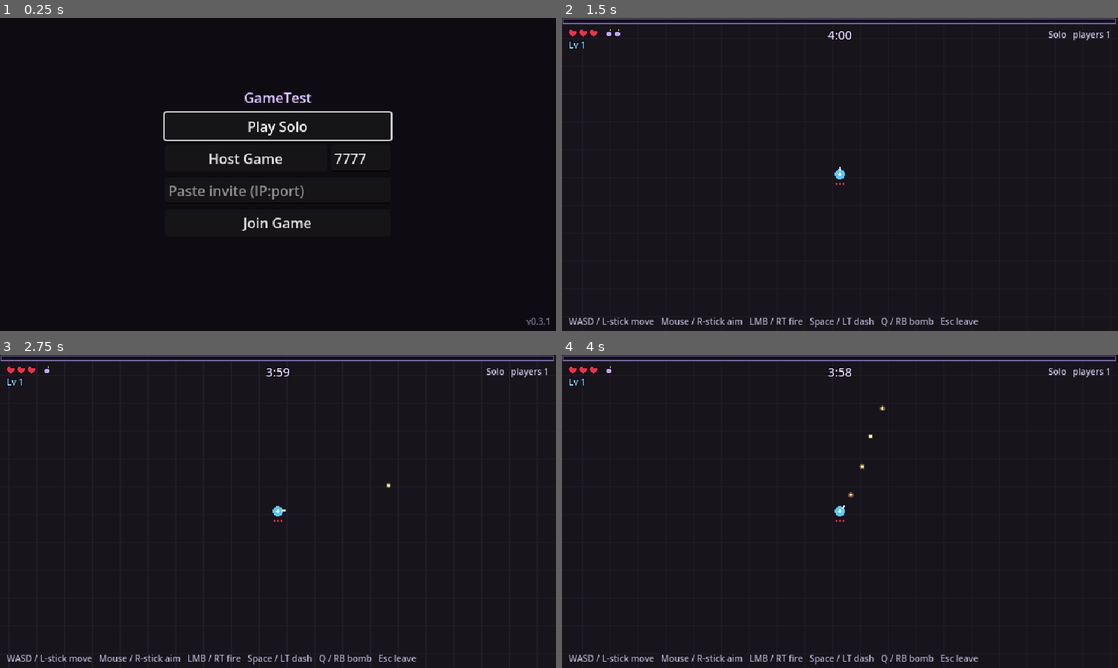
Above: before the commit, frames 1-4 (two rows, left to right).
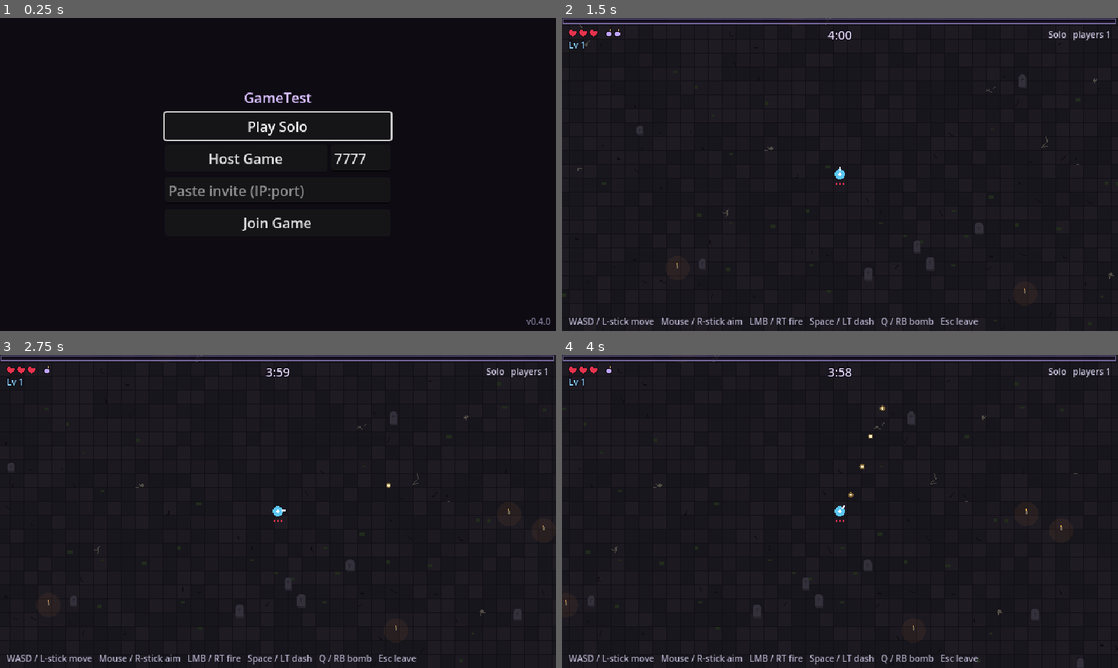
Above: after the commit, the same moments.

Repository: Tristan2828/GameTest
Game: Godot game, scene res://src/main/main.tscn
The game is run twice, just before and just after one commit, with the same random seed, the same clock (stepped at 60 frames per second) and the same inputs.
Inputs (mouse positions are in pixels of both pictures, inside the frame that each line leads up to):
- Up to frame 1 (0.25 s): no input
- Up to frame 2 (1.5 s): click (840, 190) at 0.52 s; type "12" at 0.6 s; click "Play Solo" at 1.25 s
- Up to frame 3 (2.75 s): tap Enter (ui_accept) at 2, 2.27 s; move the mouse to (400, 495) at 2.02 s; hold D (move_right) from 2.03 s (still down); tap Q (bomb) at 2.1 s; click (400, 495) at 2.17 s
- Up to frame 4 (4 s): release D (move_right) at 2.75 s; drag from (728, 527) to (812, 574) at 2.77 s; move the mouse to (895, 442) at 3.52 s; press the mouse at (895, 442) at 3.53 s; hold D (move_right) from 3.53 s (still down)

The runs differ from the first frame. In frame 1, less than 0.1% of the frame differs, in the area x 96-99%, y 95-98%; in frame 2, 0.3%; in frame 3, 0.4%; in frame 4, 0.4%, in the area x 0-94%, y 0-100%.

Commit message:
M3 step 4: crypt floor look; Milestone 3 ready to playtest (v0.4.0)
- ArenaFloor: seeded dark stone tiles with cracks and moss, decorative
  graves, bones and candles, walled border; drawn once and cached; the same
  arena for every peer
- Version 0.4.0; docs updated

Co-Authored-By: Claude Opus 5.5 <noreply@anthropic.com>
Claude-Session: https://claude.ai/code/session_018FQUPVBgHcvQaDcZ2WmqYd

Diff:
--- a/project.godot
+++ b/project.godot
@@ -11,7 +11,7 @@
 [application]
 
 config/name="GameTest"
-config/version="0.3.1"
+config/version="0.4.0"
 run/main_scene="res://src/main/main.tscn"
 config/features=PackedStringArray("4.7", "Forward Plus")
 config/icon="res://icon.svg"
--- a/src/arena/arena.gd
+++ b/src/arena/arena.gd
@@ -40,10 +40,6 @@
 const SPAWN_DISTANCE_MAX: float = 440.0
 const MIN_SPAWN_DISTANCE_FROM_ANY_PLAYER: float = 340.0
 const PACK_RADIUS: float = 28.0
-const GRID_SIZE: int = 32
-const FLOOR_COLOR: Color = Color(0.09, 0.08, 0.11)
-const GRID_COLOR: Color = Color(0.13, 0.12, 0.16)
-const WALL_COLOR: Color = Color(0.4, 0.33, 0.5)
 const CONTROLS_HINT: String = "WASD / L-stick move   Mouse / R-stick aim   LMB / RT fire   Space / LT dash   Q / RB bomb   Esc leave"
 const COPIED_FEEDBACK_SECONDS: float = 4.0
 ## In --autopilot test mode, the host restarts by itself this long after a stage ends.
@@ -168,15 +164,6 @@
 		restart_requested.emit()
 
 
-func _draw() -> void:
-	draw_rect(BOUNDS, FLOOR_COLOR)
-	for x: int in range(int(BOUNDS.position.x), int(BOUNDS.end.x), GRID_SIZE):
-		draw_line(Vector2(x, BOUNDS.position.y), Vector2(x, BOUNDS.end.y), GRID_COLOR)
-	for y: int in range(int(BOUNDS.position.y), int(BOUNDS.end.y), GRID_SIZE):
-		draw_line(Vector2(BOUNDS.position.x, y), Vector2(BOUNDS.end.x, y), GRID_COLOR)
-	draw_rect(BOUNDS, WALL_COLOR, false, 2.0)
-
-
 ## A text summary for headless smoke tests (see LaunchOptions --run-for).
 func debug_report() -> String:
 	var lines := PackedStringArray()
--- a/src/arena/arena.tscn
+++ b/src/arena/arena.tscn
@@ -6,9 +6,13 @@
 [ext_resource type="PackedScene" path="res://src/ui/hud.tscn" id="4_hud"]
 [ext_resource type="Script" path="res://src/progression/gem_manager.gd" id="5_gems"]
 [ext_resource type="Script" path="res://src/progression/level_up_controller.gd" id="6_levelup"]
+[ext_resource type="Script" path="res://src/arena/arena_floor.gd" id="7_floor"]
 
 [node name="Arena" type="Node2D"]
 script = ExtResource("1_arena")
+
+[node name="Floor" type="Node2D" parent="."]
+script = ExtResource("7_floor")
 
 [node name="Gems" type="Node2D" parent="."]
 script = ExtResource("5_gems")
--- /dev/null
+++ b/src/arena/arena_floor.gd
@@ -0,0 +1,108 @@
+class_name ArenaFloor
+extends Node2D
+## The arena's ground: dark stone tiles with seeded variation, cracks, moss, and
+## decorative graves, bones and candles. Purely visual (no collision).
+##
+## Drawn once and cached by Godot until queue_redraw(), so it costs nothing per
+## frame. A fixed seed means every player sees the same arena.
+
+const TILE: int = 16
+const STONE_COLORS: Array[Color] = [
+	Color(0.10, 0.09, 0.12), Color(0.11, 0.10, 0.13), Color(0.09, 0.085, 0.11), Color(0.12, 0.105, 0.135),
+]
+const GROUT_COLOR: Color = Color(0.065, 0.06, 0.08)
+const CRACK_COLOR: Color = Color(0.05, 0.045, 0.06)
+const MOSS_COLOR: Color = Color(0.13, 0.17, 0.11)
+const WALL_COLOR: Color = Color(0.2, 0.17, 0.25)
+const WALL_EDGE_COLOR: Color = Color(0.4, 0.33, 0.5)
+const GRAVE_COLOR: Color = Color(0.2, 0.19, 0.23)
+const GRAVE_SHADE_COLOR: Color = Color(0.15, 0.14, 0.17)
+const BONE_COLOR: Color = Color(0.32, 0.3, 0.27)
+const CANDLE_COLOR: Color = Color(0.45, 0.4, 0.33)
+const FLAME_COLOR: Color = Color(1.0, 0.7, 0.3)
+const GLOW_COLOR: Color = Color(1.0, 0.6, 0.25, 0.06)
+
+@export var bounds: Rect2 = Rect2(0, 0, 1600, 1000)
+@export var seed_value: int = 1337
+@export var grave_count: int = 45
+@export var bone_count: int = 70
+@export var candle_count: int = 18
+## Keep decorations out of the middle so the spawn area stays clean.
+@export var clear_radius: float = 90.0
+
+
+func _draw() -> void:
+	var rng := RandomNumberGenerator.new()
+	rng.seed = seed_value
+	_draw_tiles(rng)
+	for i: int in bone_count:
+		_draw_bones(_prop_spot(rng), rng)
+	for i: int in grave_count:
+		_draw_grave(_prop_spot(rng), rng)
+	for i: int in candle_count:
+		_draw_candle(_prop_spot(rng))
+	_draw_walls()
+
+
+func _draw_tiles(rng: RandomNumberGenerator) -> void:
+	draw_rect(bounds, GROUT_COLOR)
+	for x: int in range(int(bounds.position.x), int(bounds.end.x), TILE):
+		for y: int in range(int(bounds.position.y), int(bounds.end.y), TILE):
+			var color: Color = STONE_COLORS[rng.randi() % STONE_COLORS.size()]
+			draw_rect(Rect2(x + 1, y + 1, TILE - 1, TILE - 1), color)
+			var roll := rng.randf()
+			if roll < 0.06:
+				# A crack: two short connected lines.
+				var a := Vector2(x + rng.randi_range(3, 12), y + rng.randi_range(3, 12))
+				var b := a + Vector2(rng.randi_range(-4, 4), rng.randi_range(2, 5))
+				var c := b + Vector2(rng.randi_range(-4, 4), rng.randi_range(-2, 3))
+				draw_line(a, b, CRACK_COLOR)
+				draw_line(b, c, CRACK_COLOR)
+			elif roll < 0.09:
+				draw_rect(Rect2(x + rng.randi_range(1, 9), y + rng.randi_range(1, 9), rng.randi_range(3, 6), rng.randi_range(2, 4)), MOSS_COLOR)
+
+
+func _prop_spot(rng: RandomNumberGenerator) -> Vector2:
+	var inner := bounds.grow(-24.0)
+	for attempt: int in 10:
+		var spot := Vector2(rng.randf_range(inner.position.x, inner.end.x), rng.randf_range(inner.position.y, inner.end.y)).round()
+		if spot.distance_to(bounds.get_center()) > clear_radius:
+			return spot
+	return inner.position
+
+
+func _draw_grave(at: Vector2, rng: RandomNumberGenerator) -> void:
+	var width := rng.randi_range(7, 10)
+	var height := rng.randi_range(9, 13)
+	var top := at - Vector2(width / 2.0, height)
+	draw_rect(Rect2(top + Vector2(1, 2), Vector2(width, height)), GRAVE_SHADE_COLOR)
+	draw_rect(Rect2(top + Vector2(0, 2), Vector2(width, height - 2)), GRAVE_COLOR)
+	draw_circle(top + Vector2(width / 2.0, 3), width / 2.0, GRAVE_COLOR)
+	if rng.randf() < 0.5:
+		draw_rect(Rect2(top + Vector2(width / 2.0 - 0.5, 3), Vector2(1, 5)), GRAVE_SHADE_COLOR)
+		draw_rect(Rect2(top + Vector2(width / 2.0 - 2, 4), Vector2(4, 1)), GRAVE_SHADE_COLOR)
+
+
+func _draw_bones(at: Vector2, rng: RandomNumberGenerator) -> void:
+	for i: int in rng.randi_range(1, 3):
+		var direction := Vector2.from_angle(rng.randf() * TAU)
+		var start := at + Vector2(rng.randi_range(-3, 3), rng.randi_range(-3, 3))
+		draw_line(start, start + direction * rng.randi_range(4, 7), BONE_COLOR)
+	if rng.randf() < 0.25:
+		draw_circle(at + Vector2(3, -2), 2.0, BONE_COLOR)
+
+
+func _draw_candle(at: Vector2) -> void:
+	draw_circle(at, 14.0, GLOW_COLOR)
+	draw_rect(Rect2(at + Vector2(-1, -4), Vector2(2, 4)), CANDLE_COLOR)
+	draw_rect(Rect2(at + Vector2(-0.5, -6), Vector2(1, 2)), FLAME_COLOR)
+
+
+func _draw_walls() -> void:
+	var thickness := 6.0
+	var outer := bounds.grow(thickness)
+	draw_rect(Rect2(outer.position, Vector2(outer.size.x, thickness)), WALL_COLOR)
+	draw_rect(Rect2(Vector2(outer.position.x, bounds.end.y), Vector2(outer.size.x, thickness)), WALL_COLOR)
+	draw_rect(Rect2(outer.position, Vector2(thickness, outer.size.y)), WALL_COLOR)
+	draw_rect(Rect2(Vector2(bounds.end.x, outer.position.y), Vector2(thickness, outer.size.y)), WALL_COLOR)
+	draw_rect(bounds, WALL_EDGE_COLOR, false, 1.0)
Not shown, added: src/arena/arena_floor.gd.uid
Not shown, changed: CLAUDE.md
Not shown, changed: DESIGN.md
